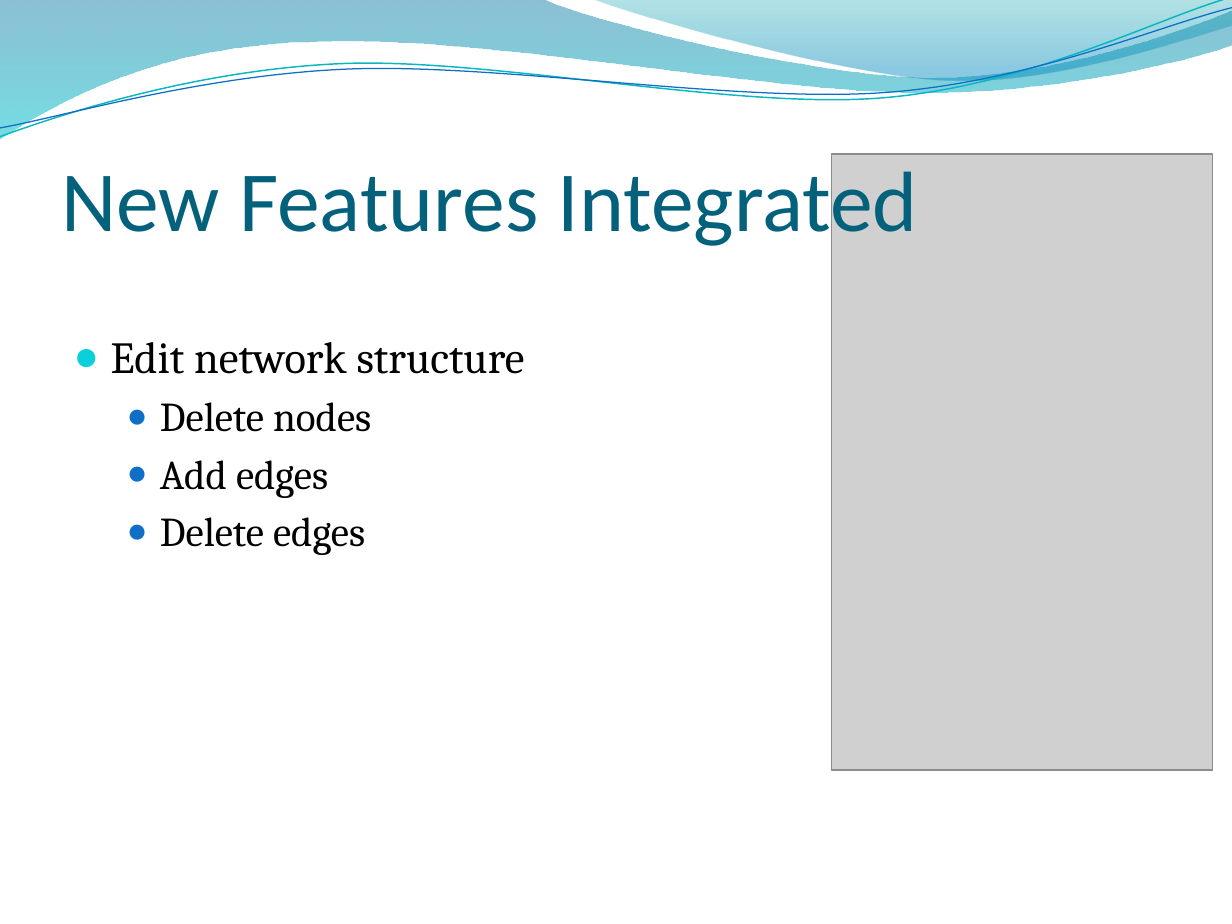
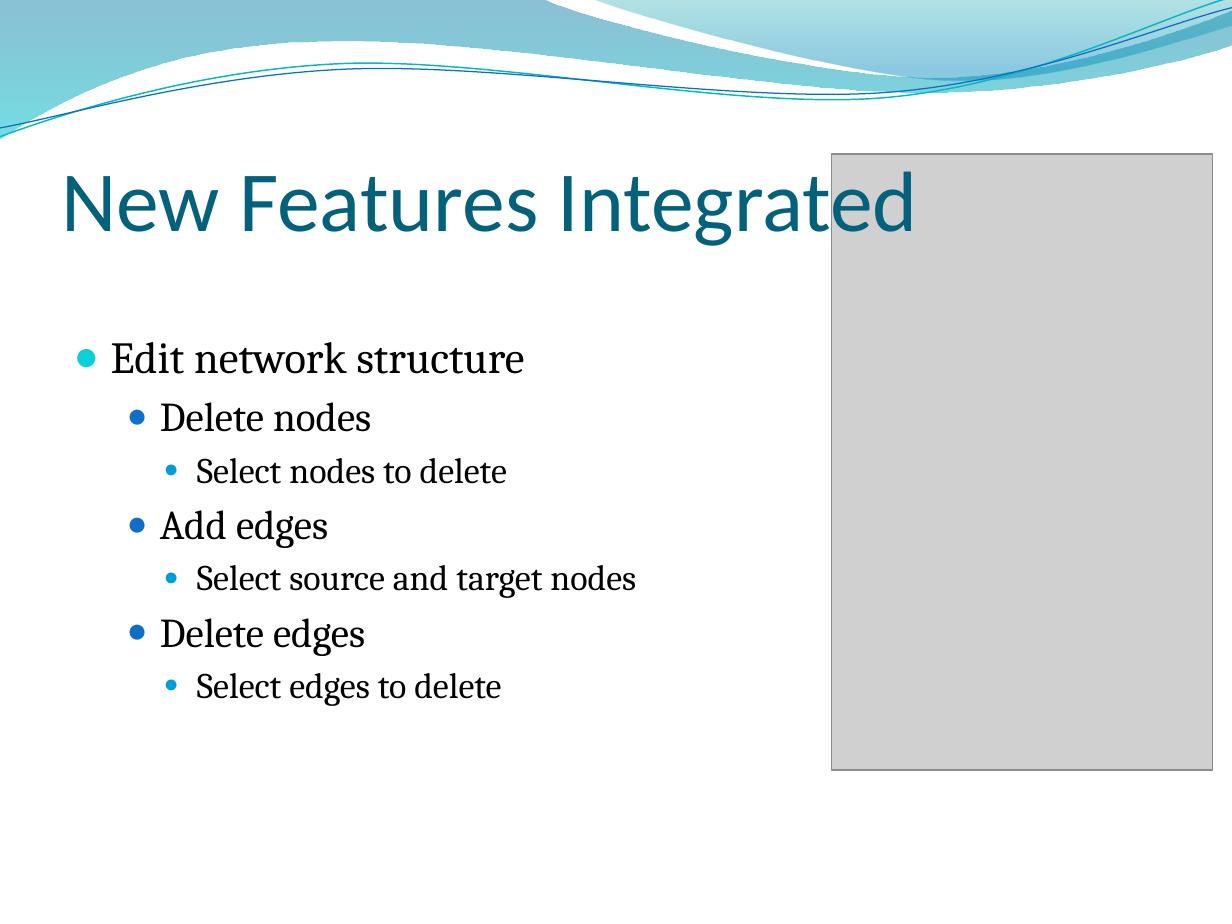
Before and after one commit to linn24/FYP, a slide deck: slide 11 of Documentation/FYP_Oral.pptx (slide 12 before the commit). Drawn at 1232x924 pixels with LibreOffice and Linux fonts; fonts in the diff are those of the drawing; grey boxes stand for pictures; background and template pictures are left out. Boxes give left, top, right and bottom in pixels: in the first picture for what was removed or moved away, otherwise in the second. Text is boxed around its words. In the diff, an @@ line names an element or a change of style, - is before the commit and + after.

```diff
--- a/Documentation/FYP_Oral.pptx
+++ b/Documentation/FYP_Oral.pptx
@@ text at bbox=[197, 458, 507, 484]: paragraph added @@
+    ● Select nodes to delete
@@ text at bbox=[197, 565, 636, 598]: paragraph added @@
+    ● Select source and target nodes
@@ text at bbox=[197, 673, 501, 706]: paragraph added @@
+    ● Select edges to delete
```
Also in this commit, not shown: 10 other slides changed, 5 slides added, 1 slide removed.
